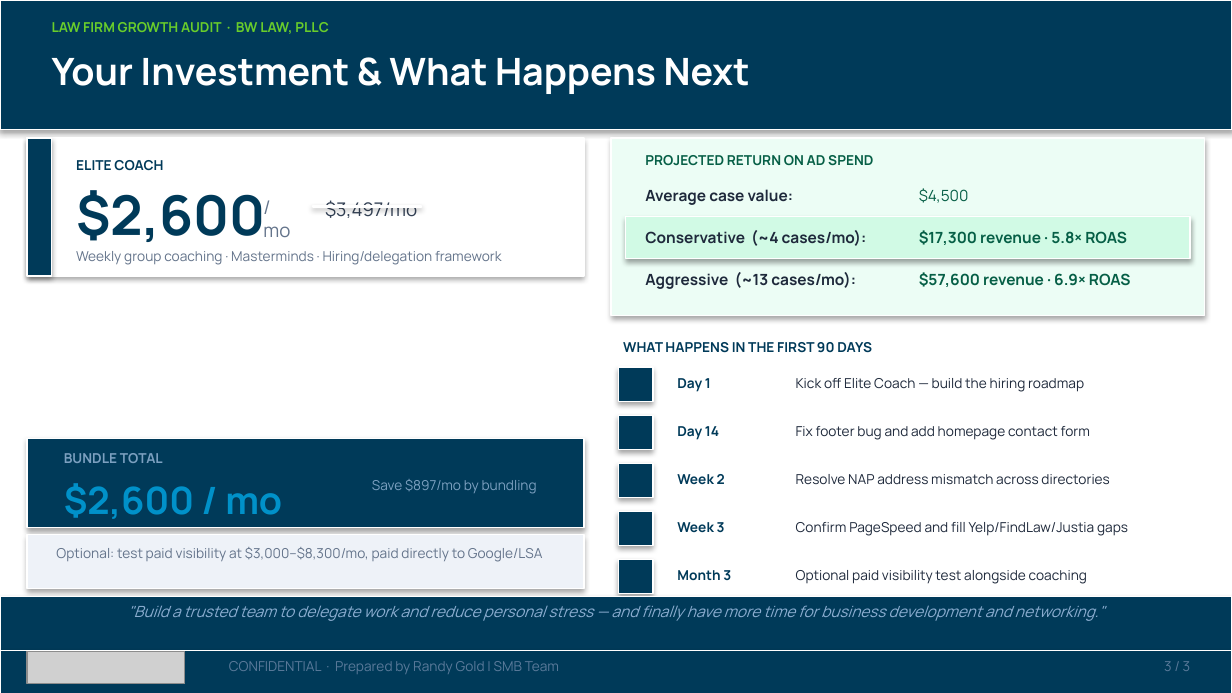
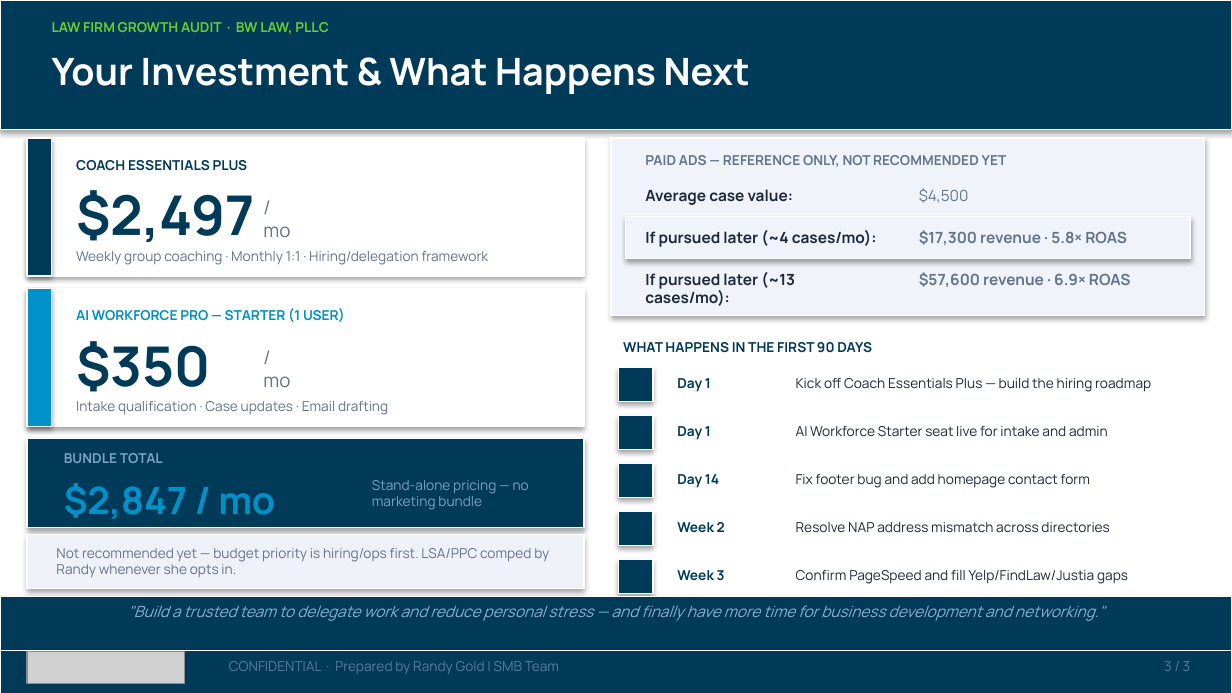
Before and after one commit to SMB-Team-Technology/workwith-smbteam, a slide deck: slide 3 of bw-law/BW Law, PLLC_August 14, 2026_Proposal.pptx. Drawn at 1232x693 pixels with LibreOffice and Linux fonts; fonts in the diff are those of the drawing; grey boxes stand for pictures. Boxes give left, top, right and bottom in pixels: in the first picture for what was removed or moved away, otherwise in the second. Text is boxed around its words. In the diff, an @@ line names an element or a change of style, - is before the commit and + after.

```diff
--- a/bw-law/BW Law, PLLC_August 14, 2026_Proposal.pptx
+++ b/bw-law/BW Law, PLLC_August 14, 2026_Proposal.pptx
@@ rectangle at (x1=611, y1=138, x2=1205, y2=315): fill #ECFDF5 to #F0F4FA @@
@@ text at (x1=76, y1=160, x2=248, y2=171): text changed @@
-ELITE COACH
+COACH ESSENTIALS PLUS
@@ text at (x1=645, y1=155, x2=1007, y2=167): text changed; text colour #065F46 to #64748B @@
-PROJECTED RETURN ON AD SPEND
+PAID ADS — REFERENCE ONLY, NOT RECOMMENDED YET
@@ text at (x1=76, y1=190, x2=255, y2=242): text changed @@
-$2,600
+$2,497
@@ rectangle removed at (x1=313, y1=206, x2=421, y2=207) @@
@@ text removed at (x1=325, y1=200, x2=417, y2=218) @@
-$3,497/mo
@@ rectangle at (x1=626, y1=217, x2=1190, y2=259): fill #D1FAE5 to #F0F4FA @@
@@ text at (x1=645, y1=230, x2=877, y2=247): text changed @@
-Conservative (~4 cases/mo):
+If pursued later (~4 cases/mo):
@@ text at (x1=76, y1=251, x2=489, y2=265): text changed @@
-Weekly group coaching · Masterminds · Hiring/delegation framework
+Weekly group coaching · Monthly 1:1 · Hiring/delegation framework
@@ text colour #065F46 to #64748B in 3 elements at (x1=919, y1=188, x2=969, y2=203), (x1=919, y1=230, x2=1127, y2=245), (x1=919, y1=272, x2=1131, y2=287) @@
@@ rectangle added at (x1=27, y1=288, x2=584, y2=426), fill #FFFFFF, outline #FFFFFF 0.75 pt @@
@@ rectangle added at (x1=27, y1=288, x2=52, y2=426), fill #0091C9, outline #FFFFFF 0.75 pt @@
@@ text at (x1=645, y1=272, x2=795, y2=306): text changed @@
-Aggressive (~13 cases/mo):
+If pursued later (~13 cases/mo):
@@ text added at (x1=76, y1=308, x2=345, y2=322), 8 pt, text #0091C9, bold @@
+AI WORKFORCE PRO — STARTER (1 USER)
@@ text added at (x1=76, y1=341, x2=210, y2=392), 32 pt, text #003A59, bold @@
+$350
@@ text added at (x1=263, y1=376, x2=290, y2=387), 11 pt, text #64748B @@
+/mo
@@ text at (x1=796, y1=378, x2=1151, y2=392): text changed @@
-Kick off Elite Coach — build the hiring roadmap
+Kick off Coach Essentials Plus — build the hiring roadmap
@@ text added at (x1=76, y1=401, x2=388, y2=415), 8 pt, text #64748B @@
+Intake qualification · Case updates · Email drafting
@@ text added at (x1=677, y1=426, x2=711, y2=440), 8 pt, text #003A59, bold @@
+Day 1
@@ text added at (x1=796, y1=426, x2=1108, y2=436), 8 pt, text #1E293B @@
+AI Workforce Starter seat live for intake and admin
@@ text at (x1=64, y1=483, x2=275, y2=519): text changed @@
-$2,600 / mo
+$2,847 / mo
@@ text at (x1=372, y1=480, x2=529, y2=510): text changed @@
-Save $897/mo by bundling
+Stand-alone pricing — no marketing bundle
@@ 6 texts moved together from (x1=677, y1=426, x2=1128, y2=536) to (x1=677, y1=474, x2=1128, y2=584) @@
@@ text at (x1=56, y1=548, x2=549, y2=577): text changed @@
-Optional: test paid visibility at $3,000–$8,300/mo, paid directly to Google/LSA
+Not recommended yet — budget priority is hiring/ops first. LSA/PPC comped by Randy whenever she opts in.
@@ text removed at (x1=677, y1=570, x2=731, y2=581) @@
-Month 3
@@ text removed at (x1=796, y1=570, x2=1087, y2=584) @@
-Optional paid visibility test alongside coaching
```
Also in this commit, not shown: 2 other slides changed, 11 other files.
